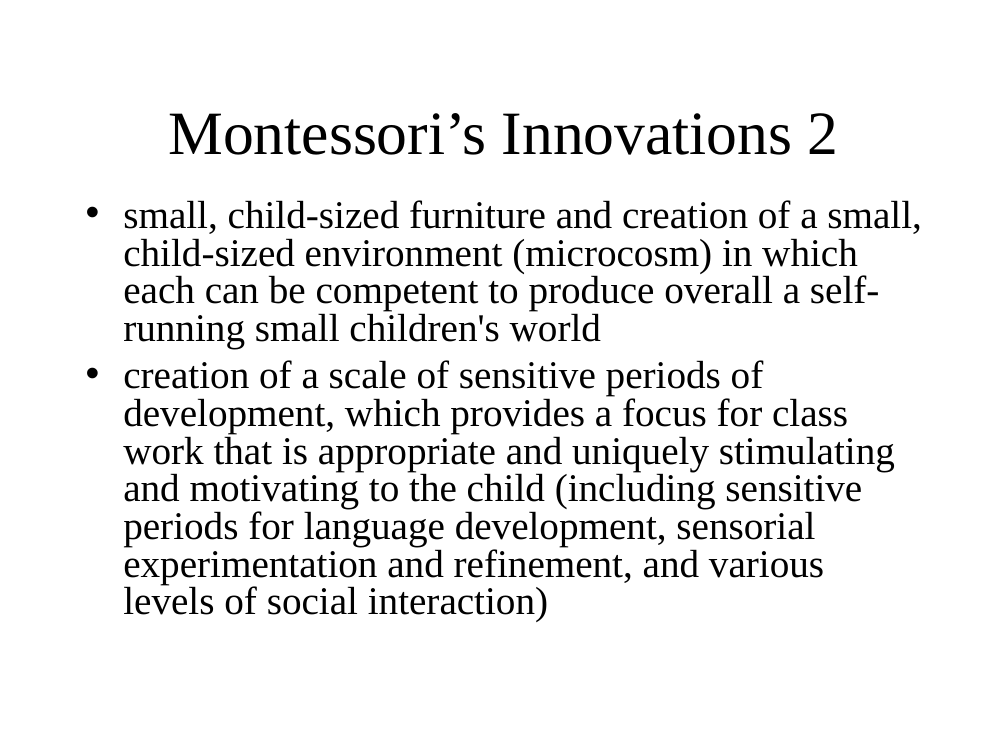
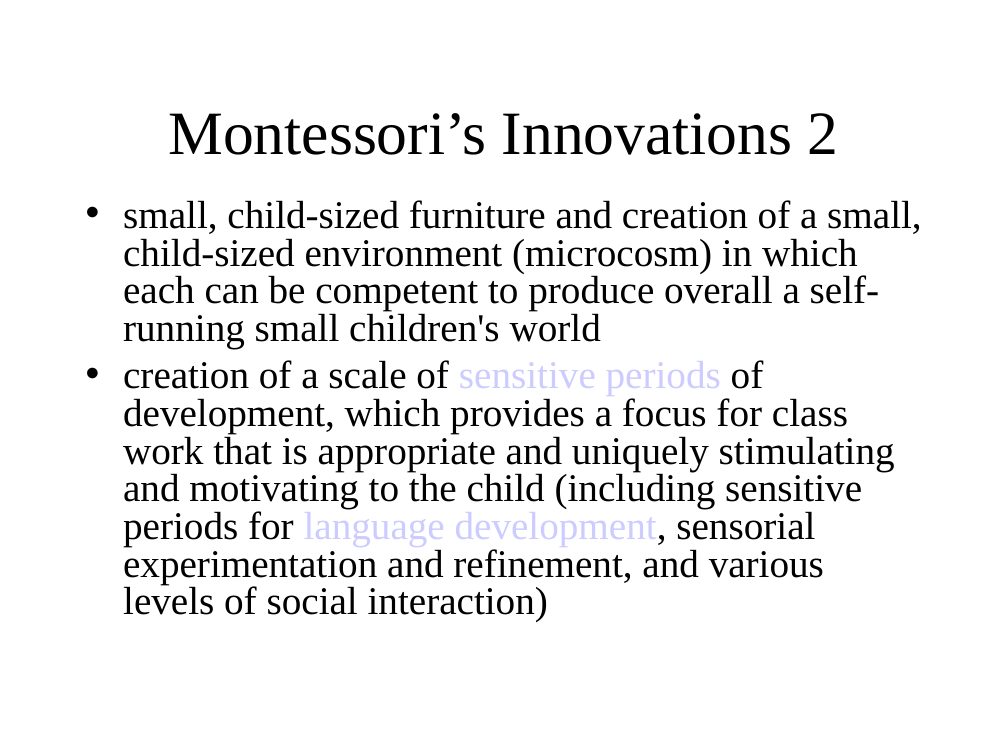
Before and after one commit to decause/hflossk, a slide deck: slide 15 of static/content/OLPCKidsA.ppt. Drawn at 1008x756 pixels with LibreOffice and Linux fonts; fonts in the diff are those of the drawing. Boxes give left, top, right and bottom in pixels: in the first picture for what was removed or moved away, otherwise in the second. Text is boxed around its words. In the diff, an @@ line names an element or a change of style, - is before the commit and + after.

Commit message:
Edits, styling, and URL checking on original slides

```diff
--- a/static/content/OLPCKidsA.ppt
+++ b/static/content/OLPCKidsA.ppt
@@ text "small, child-sized furniture and creation ..." at (123,200,922,622): text colour #000000 to #CCCCFF in "sensitive periods language development,"; indent changed @@
```
Also in this commit, not shown: 21 other slides changed.
